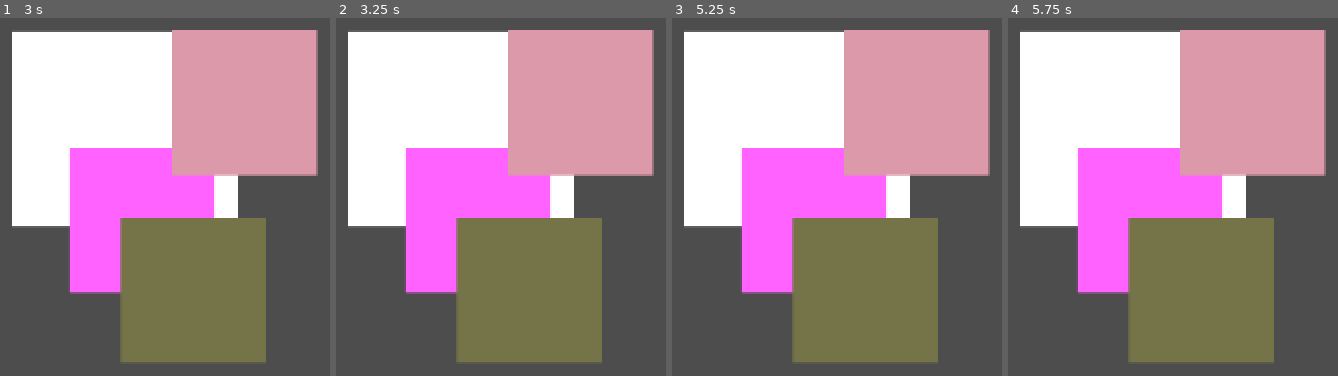
Above: before the commit, frames 1-4 (left to right).
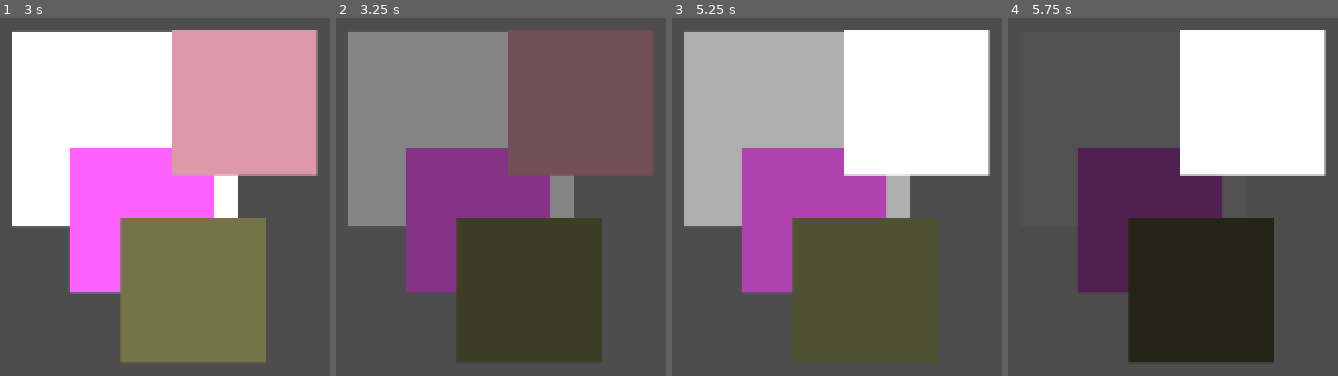
Above: after the commit, the same moments.

Repository: PhyrexianAgent/card-game-sim
Game: Godot game, scene res://Game/experimental.tscn
Two runs of this game, one before a commit and one after it. Both use one fixed random seed, a clock stepped at 60 frames per second and the inputs below.
Inputs (mouse positions are in pixels of both pictures, inside the frame that each line leads up to):
- Up to frame 1 (3 s): tap Enter at 0.5, 2 s; move the mouse to (outside the picture) at 0.52 s; press the mouse at (outside the picture) at 0.53 s; hold Right (ui_right) 0.53-1.28 s; tap Space at 1.25, 2.75 s; move the mouse to (outside the picture) at 1.27 s; release the mouse at (outside the picture) at 1.28 s; hold Down (ui_down) 1.28-2.03 s; click (outside the picture) at 1.35 s; move the mouse to (outside the picture) at 2.02 s; press the mouse at (outside the picture) at 2.03 s; hold Right (ui_right) 2.03-2.78 s; right-click (outside the picture) at 2.1 s; move the mouse to (151, 333) at 2.77 s; release the mouse at (151, 333) at 2.78 s; hold Up (ui_up) from 2.78 s (still down); tap Mouse wheel up (zoom_in) at 2.85 s
- Up to frame 2 (3.25 s): keep holding Up (ui_up); click (487, 333) at 3.05 s
- Up to frame 3 (5.25 s): move the mouse to (outside the picture) at 3.52 s; release Up (ui_up) at 3.53 s; press the mouse at (outside the picture) at 3.53 s; hold Left (ui_left) 3.53-5.03 s; tap Mouse wheel down (zoom_out) at 3.6 s; tap Enter at 4.25 s; move the mouse to (outside the picture) at 4.27 s; release the mouse at (outside the picture) at 4.28 s; click (outside the picture) at 4.35 s; tap Space at 5 s; move the mouse to (985, 154) at 5.02 s; press the mouse at (985, 154) at 5.03 s; hold Down (ui_down) from 5.03 s (still down)
- Up to frame 4 (5.75 s): keep holding Down (ui_down)

Frame 1 is identical in both runs. In frame 2, 67% of the frame differs, in the area x 3-97%, y 3-97%; in frame 3, 67%; in frame 4, 67%.

Commit message:
Can Initiate Stack Dragging

Diff:
--- a/Game/Dragging Nodes/Drag Modulate/drag_modulate.gd
+++ b/Game/Dragging Nodes/Drag Modulate/drag_modulate.gd
@@ -10,7 +10,6 @@
 	if DraggingLayer.instance != null:
 		DraggingLayer.instance.starting_drag.connect(_start_drag)
 		DraggingLayer.instance.ending_drag.connect(_end_drag)
-		print("modoulate found layer")
 
 func _start_drag() -> void:
 	anim.play("starting_card_drag")
--- a/Game/Dragging Nodes/Dragging Layer/dragging_layer.gd
+++ b/Game/Dragging Nodes/Dragging Layer/dragging_layer.gd
@@ -4,9 +4,13 @@
 extends CanvasLayer
 class_name DraggingLayer
 
-static var instance
+static var instance: DraggingLayer
 
+# Drag node that will be instanced
 @export var drag_node: PackedScene
+
+# For other nodes to easily check if something is being dragged.
+var is_dragging := false
 
 signal starting_drag
 signal ending_drag
@@ -16,8 +20,10 @@
 	if DragModulate.instance != null:
 		ending_drag.connect(DragModulate.instance._end_drag)
 		starting_drag.connect(DragModulate.instance._start_drag)
-		print("layer found modulate.")
+	starting_drag.connect(func() -> void: is_dragging = true)
+	ending_drag.connect(func() -> void: is_dragging = false)
 
+# Will start dragging a card by making a new drag node and emiting starting drag signal
 func start_drag(master: Sprite2D) -> void:
 	var dragging_node = drag_node.instantiate()
 	dragging_node.master = master
@@ -25,6 +31,7 @@
 	add_child(dragging_node)
 	starting_drag.emit()
 
+# Will end the drag by sending http request for a card move and sending end drag signal
 func end_drag(master: Sprite2D, position: Vector2) -> void:
 	print("sending {0} to {1}".format([master.name, position]))
 
--- a/Game/Dragging Nodes/Moving Node/moving_node.gd
+++ b/Game/Dragging Nodes/Moving Node/moving_node.gd
@@ -12,4 +12,9 @@
 func _ready() -> void:
 	scale = master.scale
 	texture = master.texture
-	position = master.position
+	global_position = master.global_position
+
+func _input(event: InputEvent) -> void:
+	if event.is_action_released('drag_camera'):
+		finished_drag.emit(master, global_position)
+		queue_free()
--- a/Game/Stack/stack.gd
+++ b/Game/Stack/stack.gd
@@ -13,6 +13,8 @@
 @export var card_back: Texture2D
 # Determines type of behaviour used when player is dragging stack
 @export var drag_type: DragTypes = DragTypes.ONLY_TOP_CARD
+# Distance needed to be considered being dragged
+@export var minimun_drag_start_distance: float = 5
 
 @onready var mouse_detector = $"Mouse Detector"
 
@@ -36,3 +38,7 @@
 func _ready() -> void:
 	if is_hidden:
 		texture = card_back
+
+func _input(event: InputEvent) -> void:
+	if event.is_action_pressed("drag_camera") and mouse_detector.mouse_on and not DraggingLayer.instance.is_dragging:
+		DraggingLayer.instance.start_drag(self)
